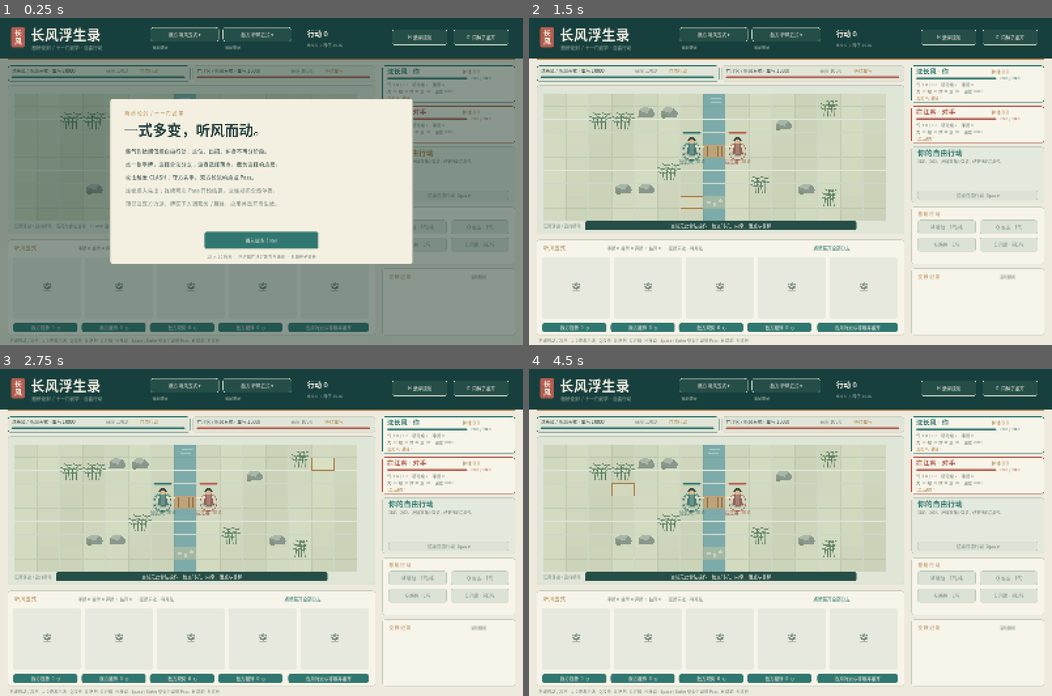
Above: before the commit, frames 1-4 (two rows, left to right).
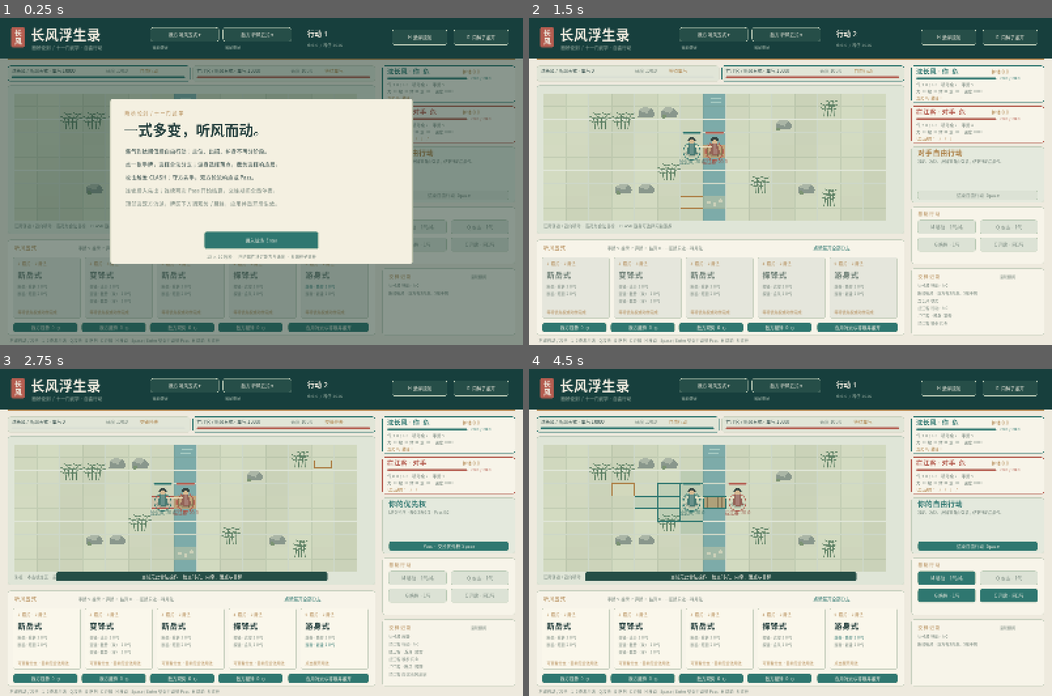
Above: after the commit, the same moments.

Repository: yup-21/game-dev
Game: Godot game, scene res://battle.tscn
The game is run twice, just before and just after one commit, with the same random seed, the same clock (stepped at 60 frames per second) and the same inputs.
Inputs (mouse positions are in pixels of both pictures, inside the frame that each line leads up to):
- Up to frame 1 (0.25 s): no input
- Up to frame 2 (1.5 s): tap Enter at 0.5, 0.6 s; move the mouse to (905, 165) at 0.52 s; click (905, 165) at 0.67 s; tap Space at 0.77 s; move the mouse to (685, 197) at 1.27 s; tap Q at 1.35 s; click (685, 197) at 1.42 s
- Up to frame 3 (2.75 s): tap Space at 1.52 s; move the mouse to (313, 460) at 2.02 s; tap G at 2.1 s; click (313, 460) at 2.17 s
- Up to frame 4 (4.5 s): tap Space at 2.75, 3.02, 3.77, 4.25 s; move the mouse to (764, 597) at 2.77 s; tap C at 2.85 s; click (764, 597) at 2.92 s; tap Enter at 3.5 s; move the mouse to (947, 581) at 3.52 s; tap H at 3.6 s; click (947, 581) at 3.67 s; move the mouse to (633, 483) at 4.27 s; tap R at 4.35 s; click (633, 483) at 4.42 s

The runs differ from the first frame. In frame 1, 0.9% of the frame differs, in the area x 3-86%, y 4-91%; in frame 2, 5.3%, in the area x 1-86%, y 4-94%; in frame 3, 4.3%; in frame 4, 4.1%.
Error before the commit: Invalid call. Nonexistent function 'validate_with' in base 'RefCounted (technique_runtime.gd)'. (res://scripts/battle_model.gd:90)

Commit message:
Validate technique targets, effects, conditions, and costs at load time

Diff:
--- a/demos/changfeng-battle/scripts/technique_runtime.gd
+++ b/demos/changfeng-battle/scripts/technique_runtime.gd
@@ -78,3 +78,24 @@
 	actor.technique_states[id].node = definitions[id].entry
 	actor.technique_states[id].last_used_action = -1
 	return true
+
+## Reject invalid graph inputs before any action is enumerated.
+func validate_with(cards, conditions) -> bool:
+	for d in definitions.values():
+		if not d.get("hold_own_actions",2) is int or int(d.get("hold_own_actions",2)) < 0: load_error="Invalid hold duration"; return false
+		for node_def in d.nodes:
+			if node_def.get("target",{}).get("kind","") not in ["self","enemy_actor","reachable_cell","pending_root_attack","opponent_unresolved_response_link"]:
+				load_error="Invalid target kind: "+str(node_def.id)
+				return false
+			for cost_value in node_def.cost.values():
+				if not (cost_value is int or cost_value is float) or not is_finite(float(cost_value)) or float(cost_value)<0 or float(cost_value)>10000:
+					load_error="Invalid node cost: "+str(node_def.id)
+					return false
+			if not conditions.valid_spec(node_def.get("when",{})):
+				load_error="Invalid node condition: "+str(node_def.id)
+				return false
+			for effect in node_def.effects:
+				if not cards.valid_effect(effect):
+					load_error="Invalid node effect: "+str(node_def.id)
+					return false
+	return true
